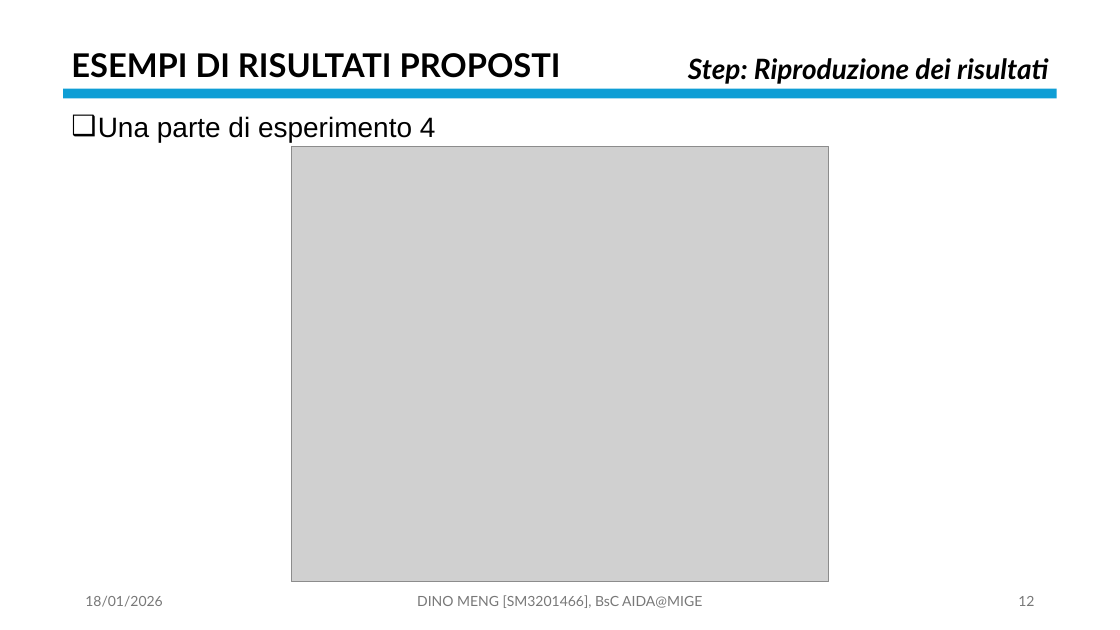
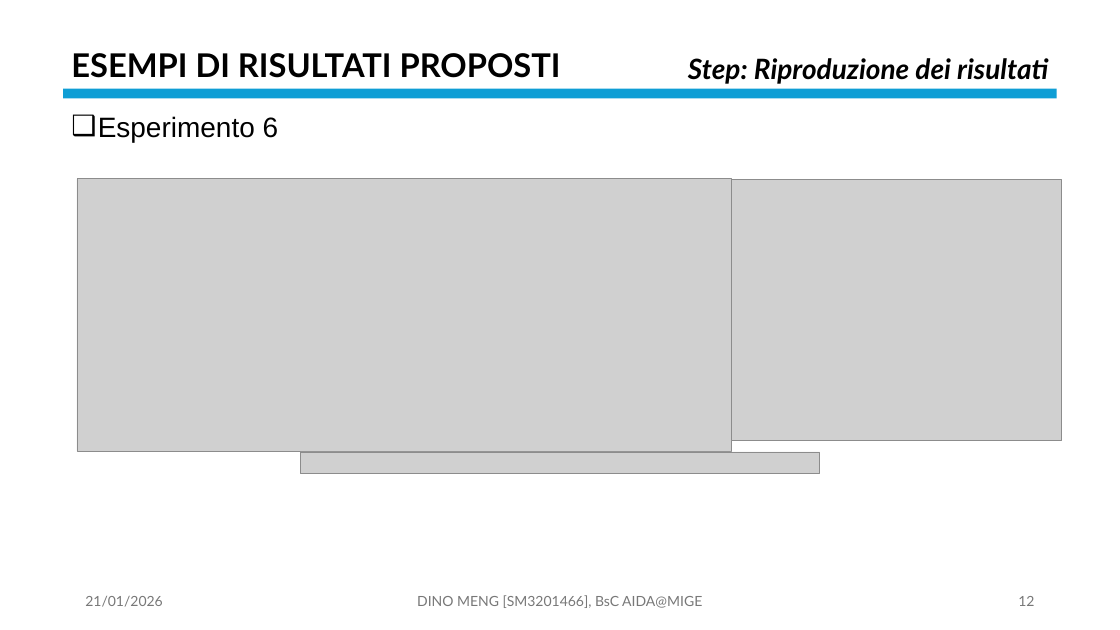
Before and after one commit to OdinMeng/AIDA-UNIVERSITY-NOTES-2025-2026, a slide deck: slide 12 of Complex Systems/project/PresentationPROJECTSM3201466.pptx. Drawn at 1120x630 pixels with LibreOffice and Linux fonts; fonts in the diff are those of the drawing; grey boxes stand for pictures. Boxes give left, top, right and bottom in pixels: in the first picture for what was removed or moved away, otherwise in the second. Text is boxed around its words. In the diff, an @@ line names an element or a change of style, - is before the commit and + after.

Commit message:
dispensa sistemi complessi: modificato la figure delle curve di livello di Lotka-Volterra, progetto sistemi complessi: slide pressoché finali

```diff
--- a/Complex Systems/project/PresentationPROJECTSM3201466.pptx
+++ b/Complex Systems/project/PresentationPROJECTSM3201466.pptx
@@ text at [98,116,279,142]: text changed @@
-❑ Una parte di esperimento 4
+❑ Esperimento 6
@@ picture removed at [292,146,829,581] @@
@@ picture added at [77,179,732,451] @@
@@ picture added at [732,180,1062,441] @@
@@ picture added at [300,452,819,474] @@
@@ text at [85,596,162,607]: text changed @@
-18/01/2026
+21/01/2026
```
Also in this commit, not shown: 38 other slides changed, 1 slide added, 1 slide removed, 5 other files.
